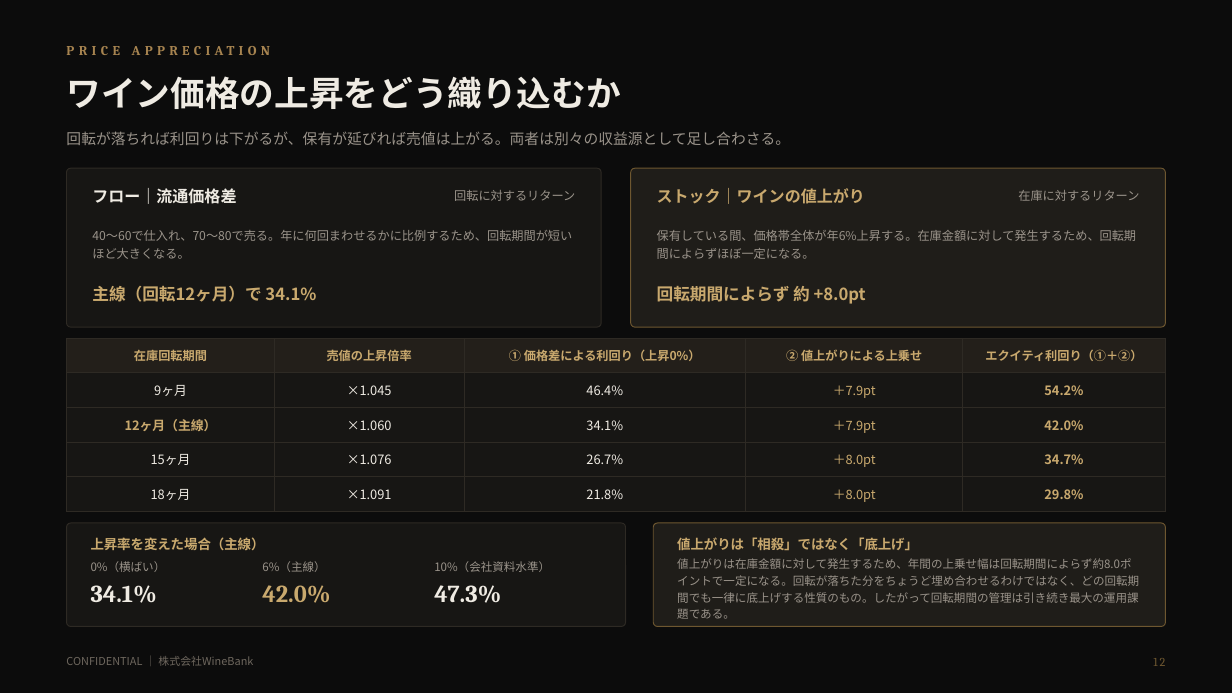
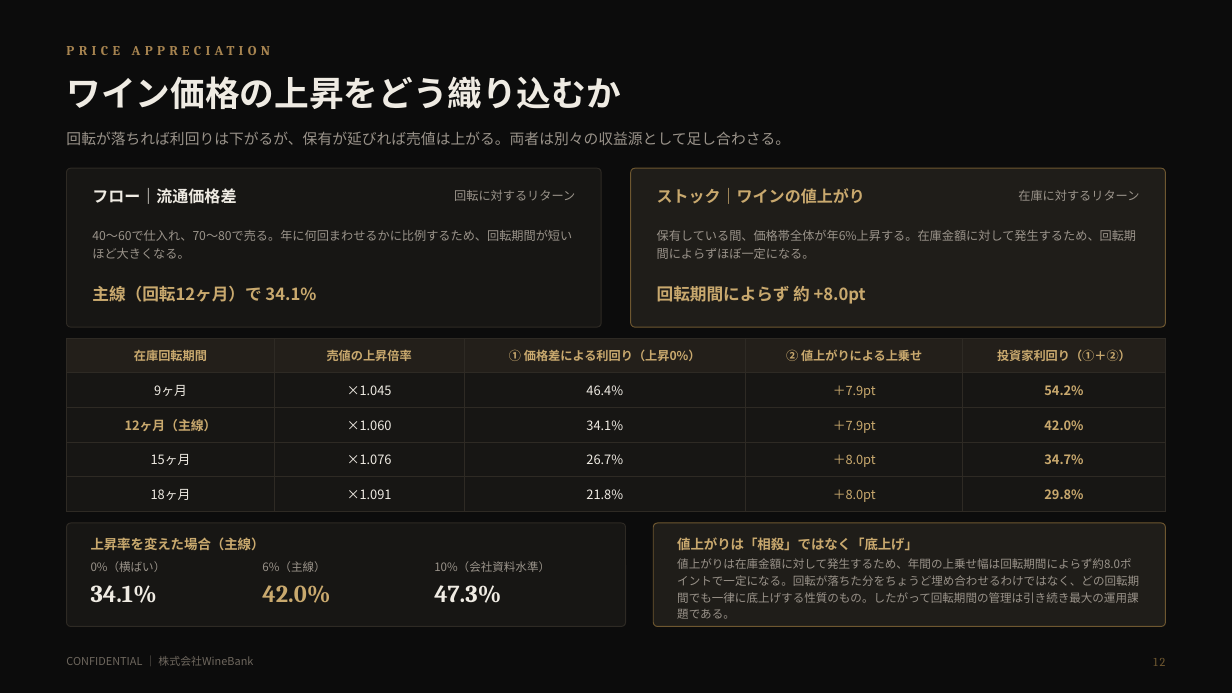
Before and after one commit to nakano-winebank/wine-auction, a slide deck: slide 13 of docs/wine-fund/WineBank_ワインファンドSPC組成提案_5億_20260811.pptx. Drawn at 1232x693 pixels with LibreOffice and Linux fonts; fonts in the diff are those of the drawing. Boxes give left, top, right and bottom in pixels: in the first picture for what was removed or moved away, otherwise in the second. Text is boxed around its words. In the diff, an @@ line names an element or a change of style, - is before the commit and + after.

```diff
--- a/docs/wine-fund/WineBank_ワインファンドSPC組成提案_5億_20260811.pptx
+++ b/docs/wine-fund/WineBank_ワインファンドSPC組成提案_5億_20260811.pptx
@@ table at bbox=[67, 338, 1165, 506] @@
-row 1, column 5: エクイティ利回り（①＋②）
+row 1, column 5: 投資家利回り（①＋②）
```
Also in this commit, not shown: 11 other slides changed, 4 other files.
